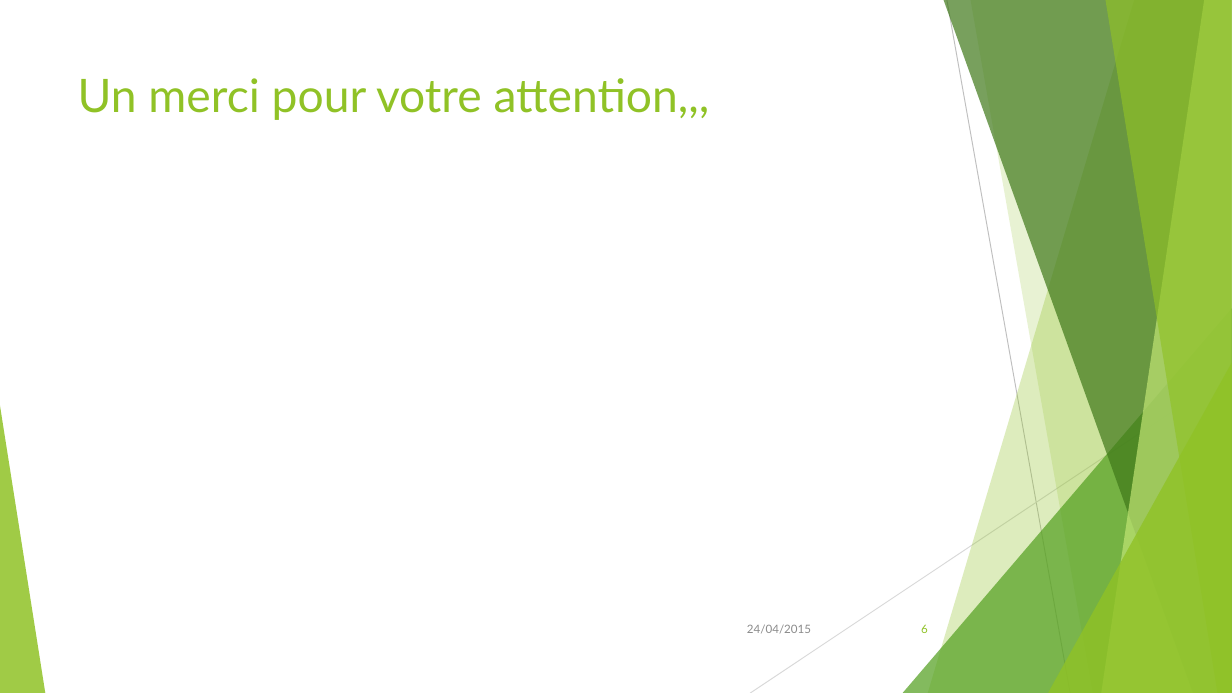
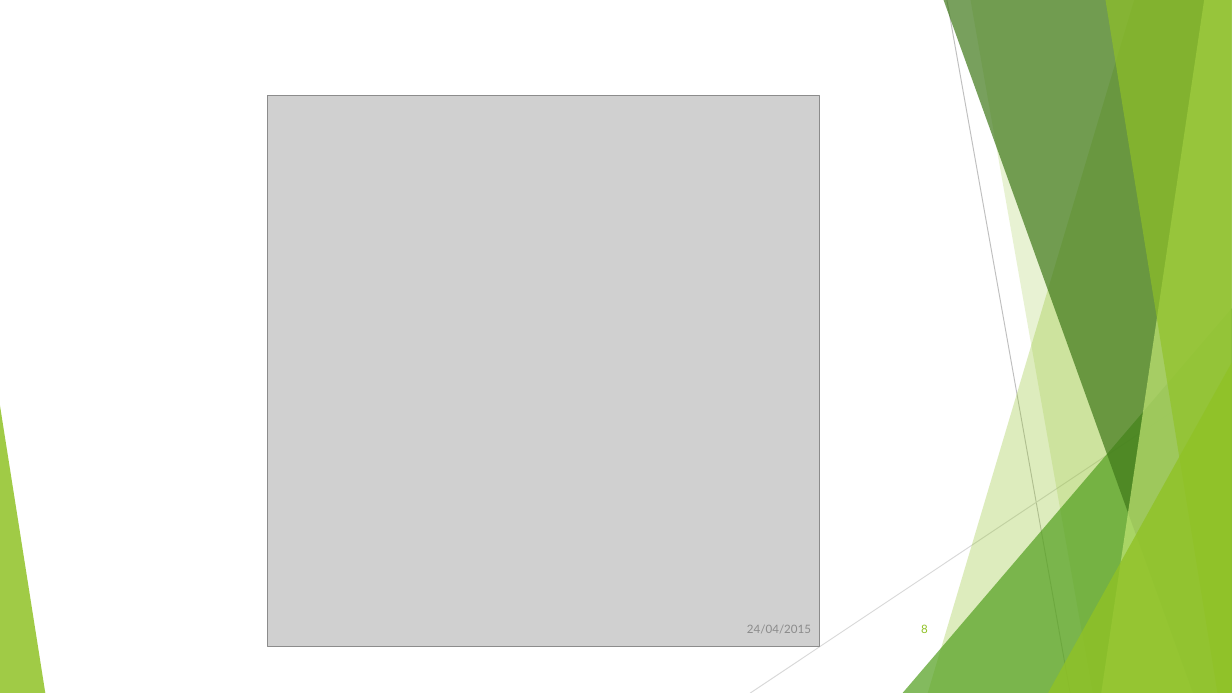
Before and after one commit to LeoGaudias/Projet_IA, a slide deck: slide 8 of presentationia.pptx (slide 6 before the commit). Drawn at 1232x693 pixels with LibreOffice and Linux fonts; fonts in the diff are those of the drawing; grey boxes stand for pictures. Boxes give left, top, right and bottom in pixels: in the first picture for what was removed or moved away, otherwise in the second. Text is boxed around its words. In the diff, an @@ line names an element or a change of style, - is before the commit and + after.

```diff
--- a/presentationia.pptx
+++ b/presentationia.pptx
@@ title removed at (78,78,710,120) @@
-Un merci pour votre attention,,,
@@ picture added at (268,95,820,647) @@
```
Also in this commit, not shown: 3 other slides changed, 2 slides added, 1 other file.
